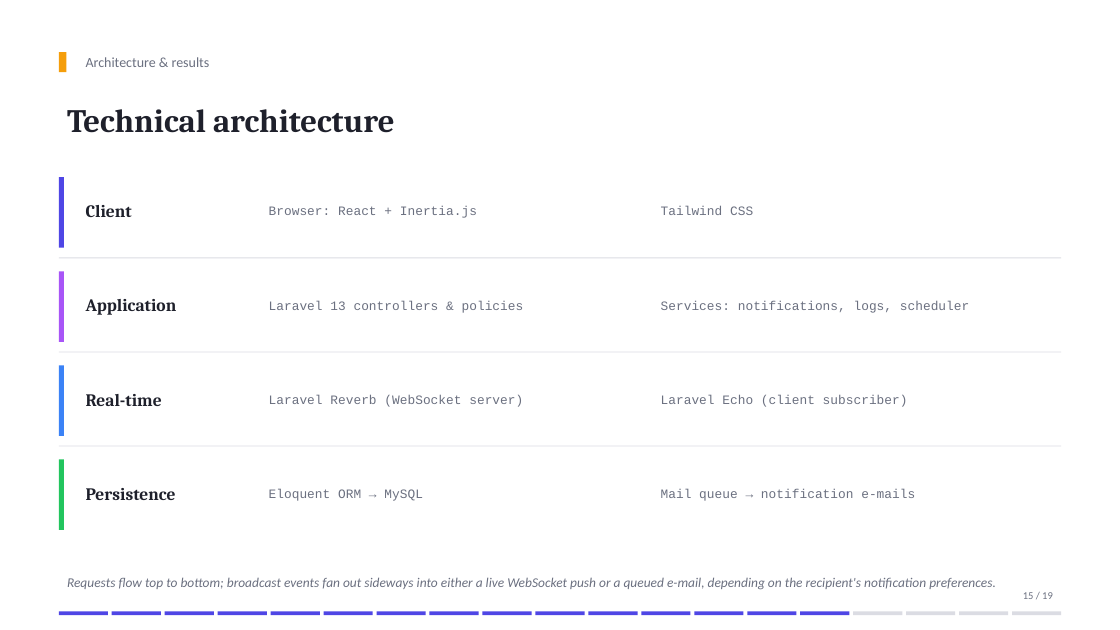
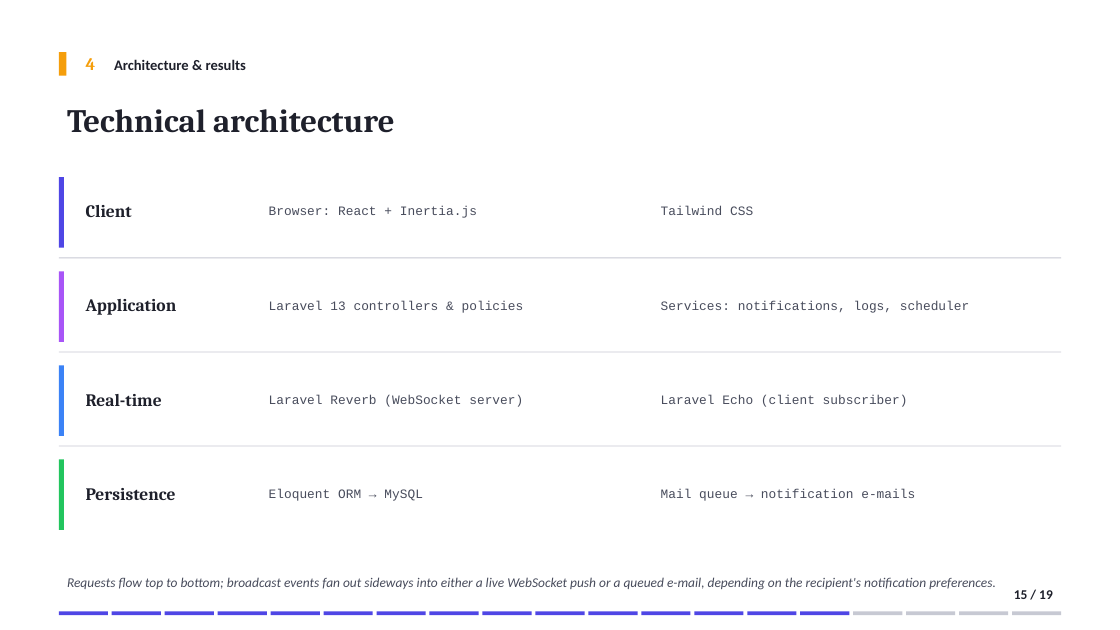
Before and after one commit to domdomxy/synkro, a slide deck: slide 15 of Synkro_PFA_Defense.pptx. Drawn at 1120x630 pixels with LibreOffice and Linux fonts; fonts in the diff are those of the drawing. Boxes give left, top, right and bottom in pixels: in the first picture for what was removed or moved away, otherwise in the second. Text is boxed around its words. In the diff, an @@ line names an element or a change of style, - is before the commit and + after.

```diff
--- a/Synkro_PFA_Defense.pptx
+++ b/Synkro_PFA_Defense.pptx
@@ rectangle: place and size @@
-rectangle at [59, 52, 66, 72]
+rectangle at [59, 52, 66, 76]
@@ text added at [86, 58, 96, 70], 15 pt, text #F59E0B, bold @@
+4
@@ text "Architecture & results": place and size @@
-text "Architecture & results" at [86, 57, 210, 67]
+text "Architecture & results" at [114, 59, 246, 70]
@@ text "Architecture & results" at [114, 59, 246, 70]: size 12 to 12.5 pt, text colour #6B7080 to #1E202B, bold on @@
@@ text colour #6B7080 to #484C5C in 9 elements at [269, 206, 477, 218], [661, 206, 753, 215], [269, 300, 524, 313], [661, 300, 969, 313], [269, 394, 523, 407], [661, 394, 908, 407], [269, 489, 423, 501], [661, 489, 915, 501], [67, 577, 996, 590] @@
@@ text "15 / 19": place and size @@
-text "15 / 19" at [1023, 592, 1053, 599]
+text "15 / 19" at [1014, 590, 1053, 599]
@@ text "15 / 19" at [1014, 590, 1053, 599]: size 9 to 11.5 pt, text colour #6B7080 to #1E202B, bold on @@
@@ fill #DBDCE3 to #C7C9D3 in 4 elements at [854, 612, 903, 615], [907, 612, 956, 615], [960, 612, 1009, 615], [1012, 612, 1062, 615] @@
```
Also in this commit, not shown: 18 other slides changed, 2 other files.
